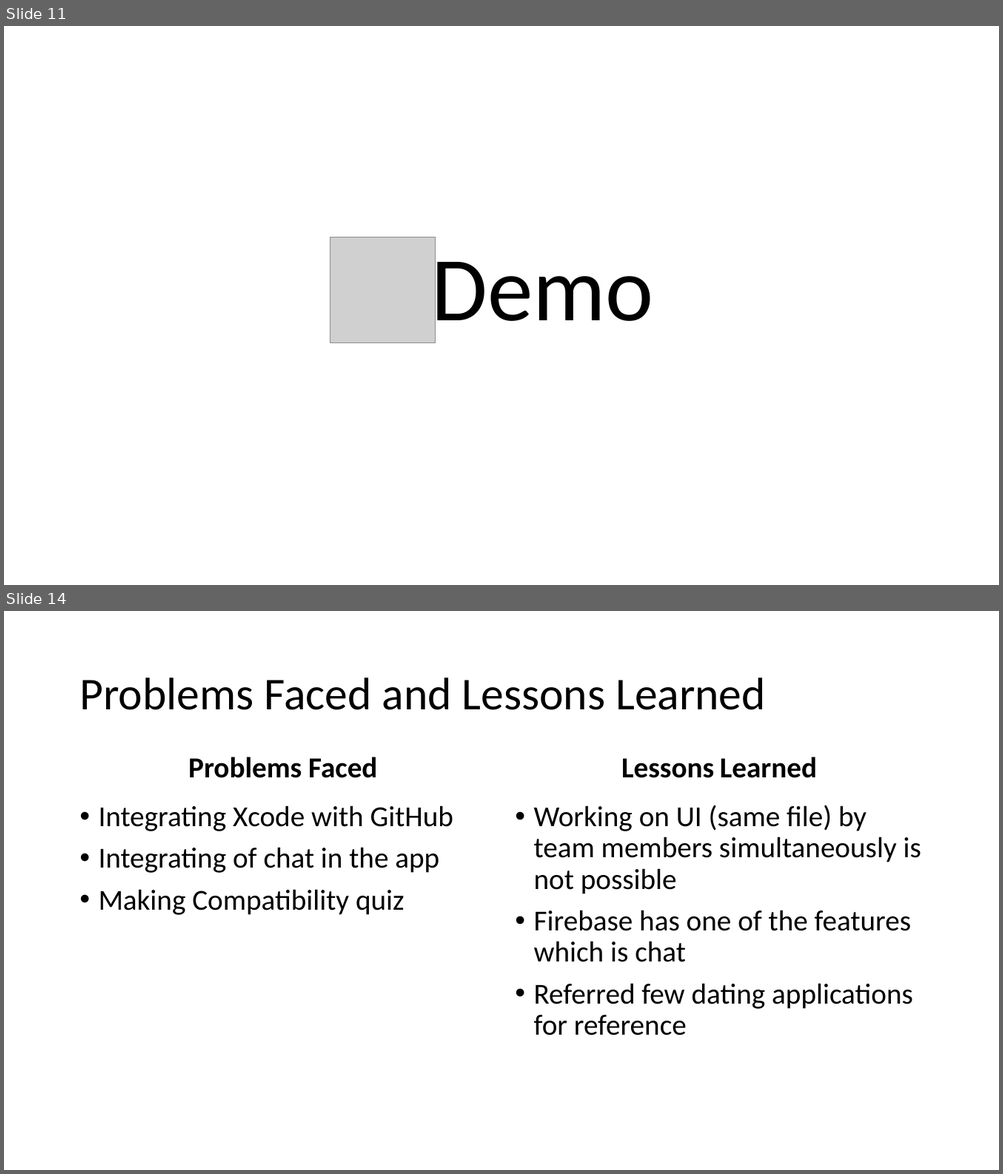
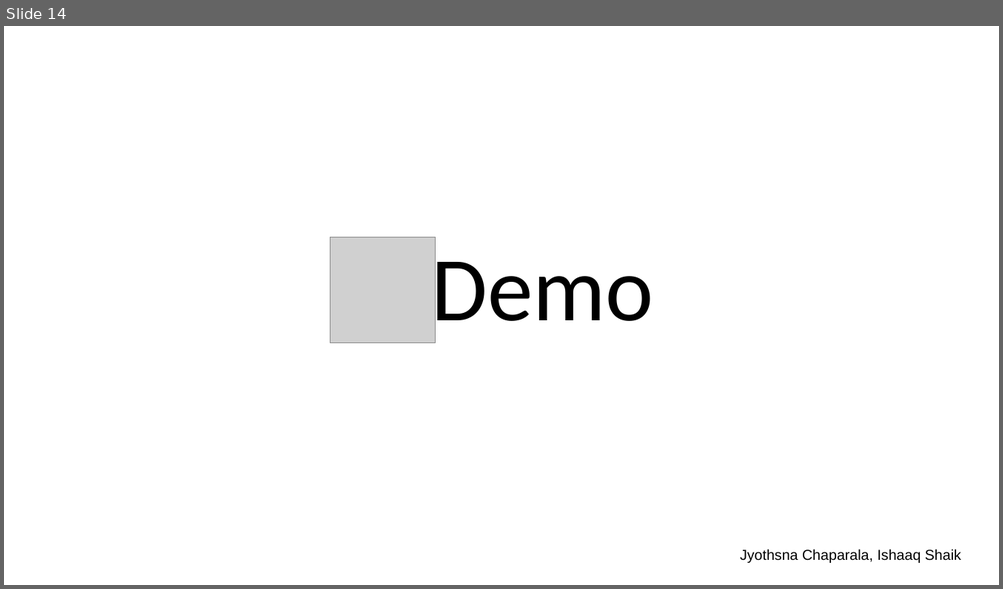
Before and after one commit to JyothsnaCh0831/SoulSwipe, a slide deck: SoulSwipe.pptx. Shown one above the other, each under a label of ours: slides 11 and 14 before the commit, slide 14 after it; the slides between them are not shown. The pictures are 1003x1174 and 1003x589 pixels, drawn with LibreOffice and Linux fonts; fonts in the diff are those of the drawing; grey boxes stand for pictures. Boxes give left, top, right and bottom in pixels: in the first picture for what was removed or moved away, otherwise in the second. Text is boxed around its words. In the diff, an @@ line names an element or a change of style, - is before the commit and + after.

```diff
--- a/SoulSwipe.pptx
+++ b/SoulSwipe.pptx
@@ slide 14 removed at bbox=[4, 611, 999, 1170], background #FFFFFF @@
@@ title removed at bbox=[80, 678, 765, 710] @@
-Problems Faced and Lessons Learned
@@ text removed at bbox=[188, 757, 377, 778] @@
-Problems Faced
@@ text removed at bbox=[621, 757, 817, 778] @@
-Lessons Learned
@@ text removed at bbox=[99, 806, 453, 915] @@
-• Integrating Xcode with GitHub
-• Integrating of chat in the app
-• Making Compatibility quiz
@@ text removed at bbox=[534, 805, 921, 1036] @@
-• Working on UI (same file) by team members simultaneously is not possible
-• Firebase has one of the features which is chat
-• Referred few dating applications for reference
@@ what was slide 11 is now slide 14 @@
@@ slide 14 changed as well @@
@@ text added at bbox=[740, 549, 961, 563], 14 pt, text #000000 @@
+Jyothsna Chaparala, Ishaaq Shaik
```
Also in this commit, not shown: 9 other slides changed, 8 slides added, 4 other slides removed.
